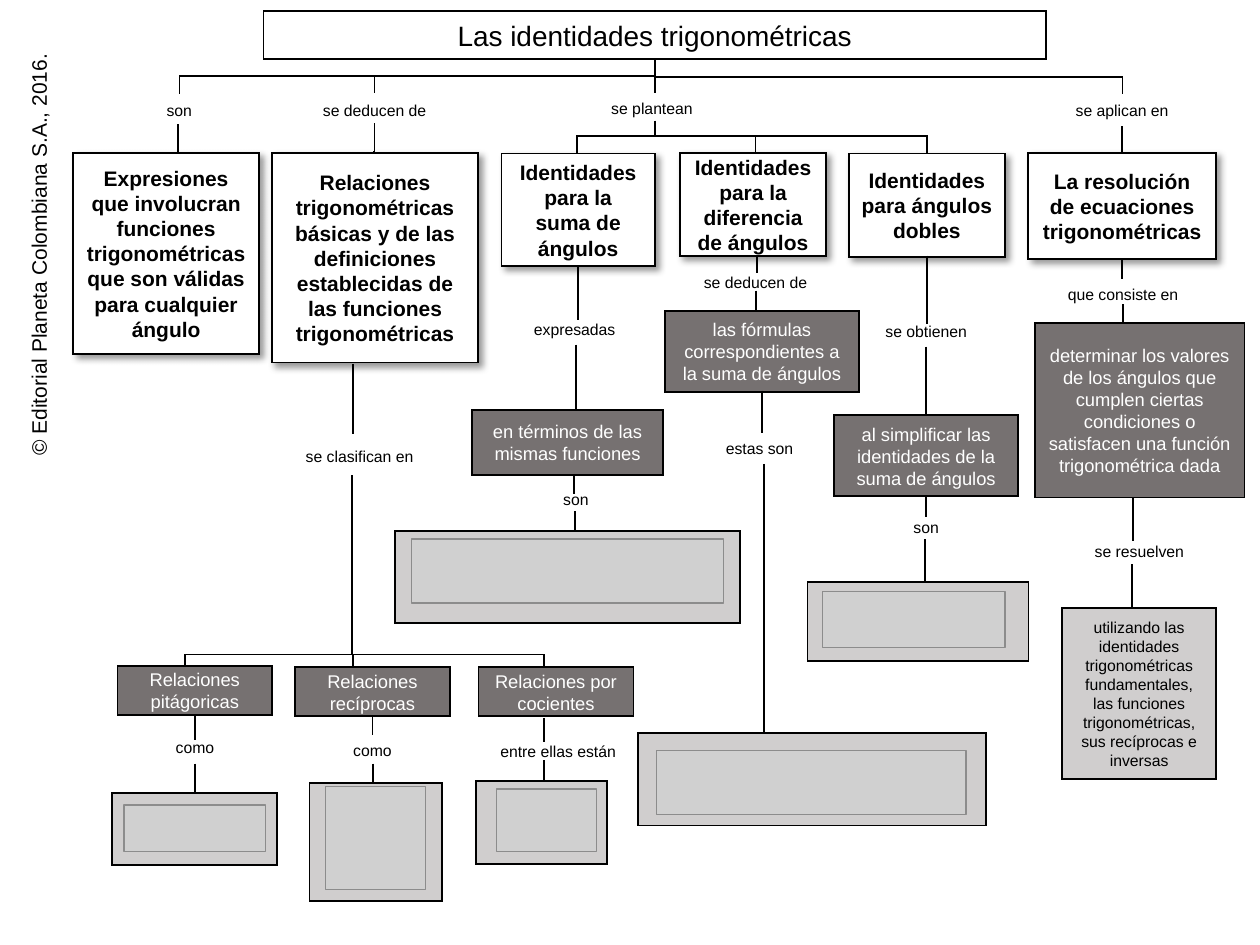
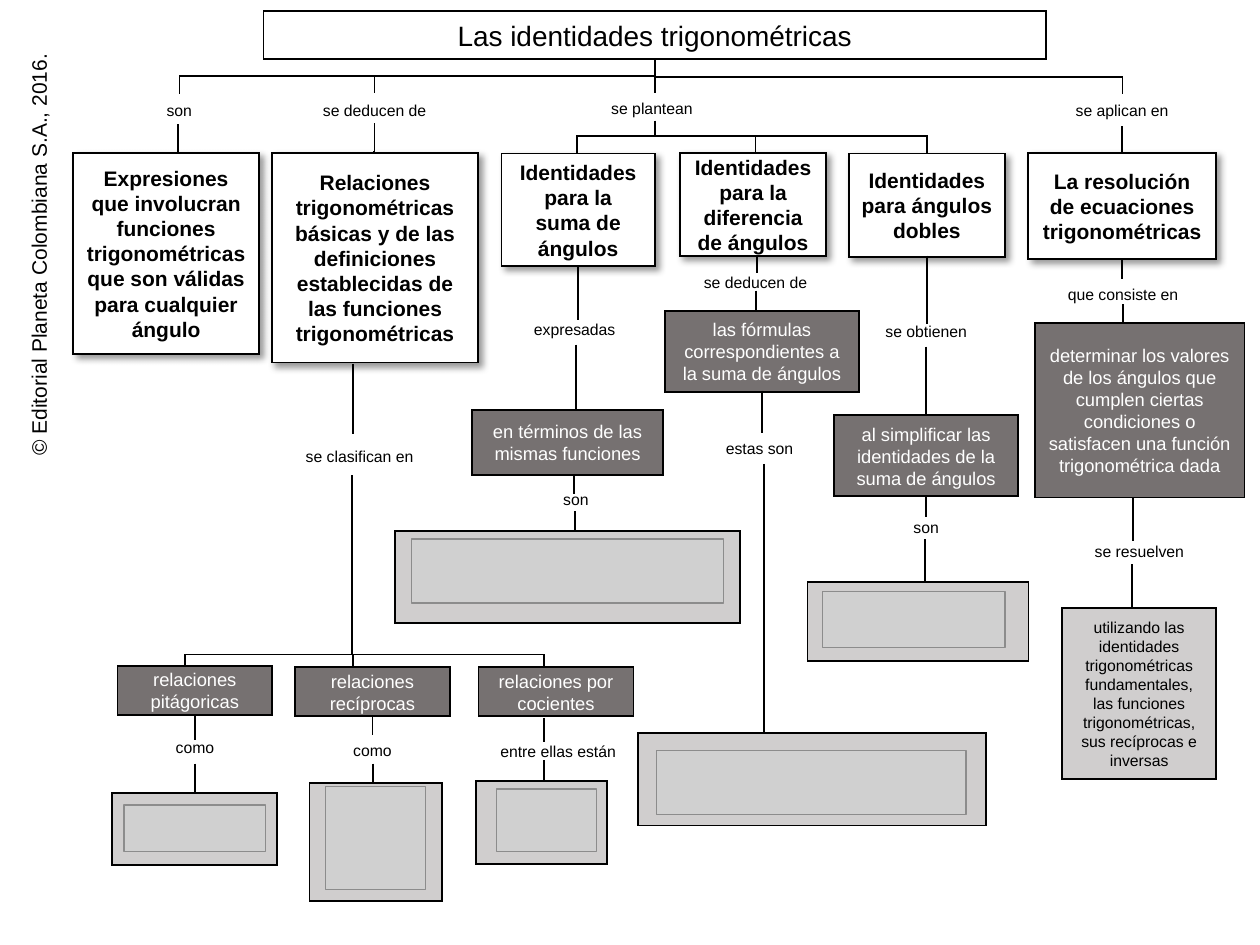
Before and after one commit to AulaPlanetaColombia/Matematicas, a slide deck: slide 1 of fuentes/contenidos/grado10/guion04/MapaConceptual_MA_10_04_CO.pptx. Drawn at 1260x945 pixels with LibreOffice and Linux fonts; fonts in the diff are those of the drawing; grey boxes stand for pictures; background and template pictures are left out. Boxes give left, top, right and bottom in pixels: in the first picture for what was removed or moved away, otherwise in the second. Text is boxed around its words. In the diff, an @@ line names an element or a change of style, - is before the commit and + after.

```diff
--- a/fuentes/contenidos/grado10/guion04/MapaConceptual_MA_10_04_CO.pptx
+++ b/fuentes/contenidos/grado10/guion04/MapaConceptual_MA_10_04_CO.pptx
@@ text in rectangle at (x1=151, y1=672, x2=239, y2=712): text changed @@
-Relaciones pitágoricas
+relaciones pitágoricas
@@ text in rectangle at (x1=330, y1=674, x2=415, y2=714): text changed @@
-Relaciones recíprocas
+relaciones recíprocas
@@ text in rectangle at (x1=499, y1=674, x2=613, y2=710): text changed @@
-Relaciones por cocientes
+relaciones por cocientes
```
Also in this commit, not shown: 4 other files.
